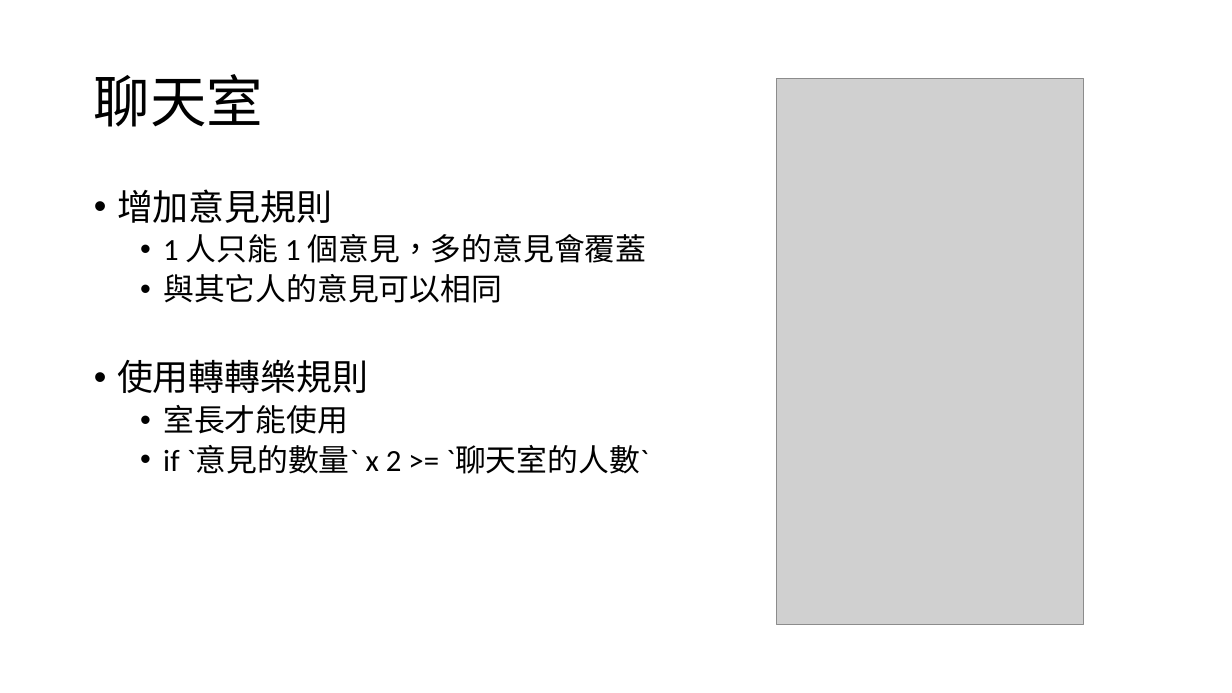
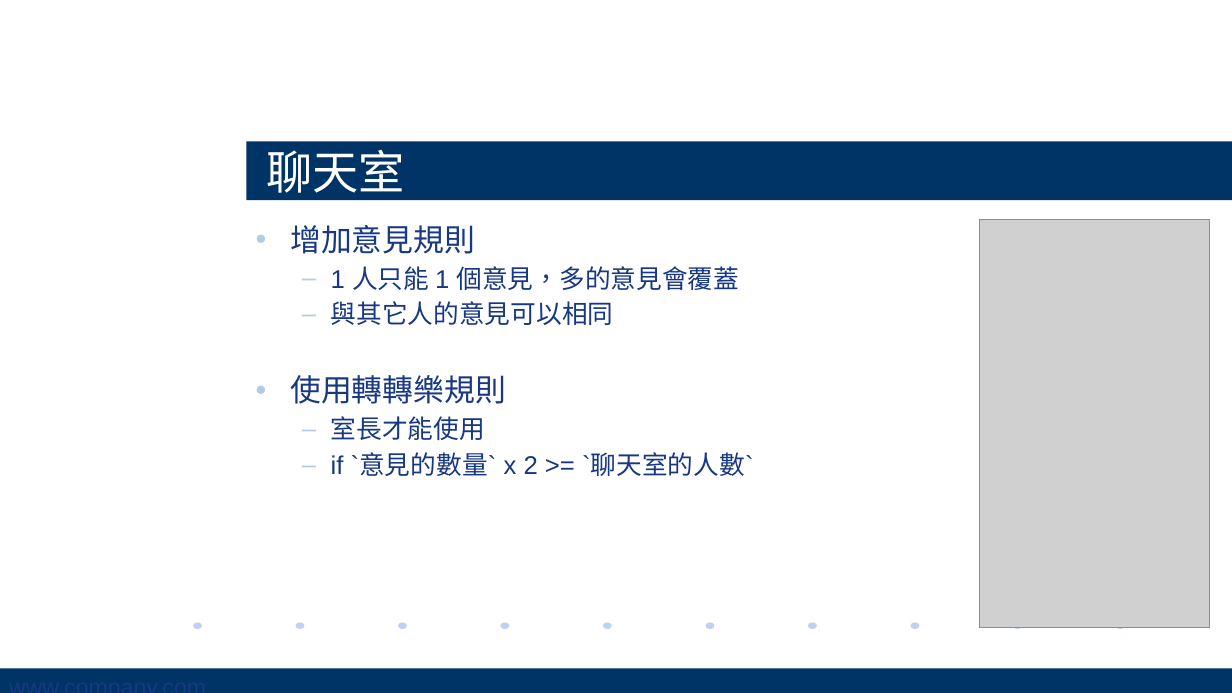
Before and after one commit to KemingChen/JuMeFood, a slide deck: slide 13 of document/JuMeFood.pptx (slide 6 before the commit). Drawn at 1232x693 pixels with LibreOffice and Linux fonts; fonts in the diff are those of the drawing; grey boxes stand for pictures; background and template pictures are left out. Boxes give left, top, right and bottom in pixels: in the first picture for what was removed or moved away, otherwise in the second. Text is boxed around its words. In the diff, an @@ line names an element or a change of style, - is before the commit and + after.

```diff
--- a/document/JuMeFood.pptx
+++ b/document/JuMeFood.pptx
@@ title "聊天室" resized from (x1=94, y1=74, x2=263, y2=127) to (x1=247, y1=141, x2=1232, y2=201) @@
@@ title "聊天室" at (x1=247, y1=141, x2=1232, y2=201): size 44 to 36 pt, font Calibri to Arial, text colour #000000 to #FFFFFF; line spacing 0.9 to 1; fill none to #003366 @@
@@ rectangle added at (x1=175, y1=177, x2=1232, y2=531), fill #FFFFFF, outline #FFFFFF 0.75 pt @@
@@ text "增加意見規則" moved from (x1=117, y1=189, x2=649, y2=474) to (x1=290, y1=225, x2=754, y2=476) @@
@@ text "增加意見規則" at (x1=290, y1=225, x2=754, y2=476): size 28 to 24 pt in "增加意見規則", "使用轉轉樂規則"; font Calibri to Arial, text colour #000000 to #183883; size 24 to 20 pt in "1 人只能 1 個意見，多的意見會覆蓋", "與其它人的意見可以相同", "室長才能使用", "if `意見的數量` x 2 >= `聊天室的人數`"; indent changed; line spacing 0.9 to 1; less space between paragraphs; bullet • to – @@
@@ picture resized from (x1=777, y1=79, x2=1084, y2=625) to (x1=980, y1=219, x2=1210, y2=628) @@
@@ ellipse added at (x1=193, y1=623, x2=201, y2=629), fill #BDD2F2 @@
@@ ellipse added at (x1=296, y1=623, x2=304, y2=629), fill #BDD2F2 @@
@@ ellipse added at (x1=398, y1=623, x2=407, y2=629), fill #BDD2F2 @@
@@ ellipse added at (x1=501, y1=623, x2=509, y2=629), fill #BDD2F2 @@
@@ ellipse added at (x1=604, y1=623, x2=612, y2=629), fill #BDD2F2 @@
@@ ellipse added at (x1=706, y1=623, x2=714, y2=629), fill #BDD2F2 @@
@@ ellipse added at (x1=809, y1=623, x2=817, y2=629), fill #BDD2F2 @@
@@ ellipse added at (x1=910, y1=623, x2=919, y2=629), fill #BDD2F2 @@
@@ ellipse added at (x1=1013, y1=623, x2=1021, y2=629), fill #BDD2F2 @@
@@ ellipse added at (x1=1116, y1=623, x2=1124, y2=629), fill #BDD2F2 @@
@@ rectangle added at (x1=0, y1=668, x2=1232, y2=693), fill #003366, 18 pt, text #183883 @@
+www.company.com
```
Also in this commit, not shown: 8 other slides changed, 7 slides added.
